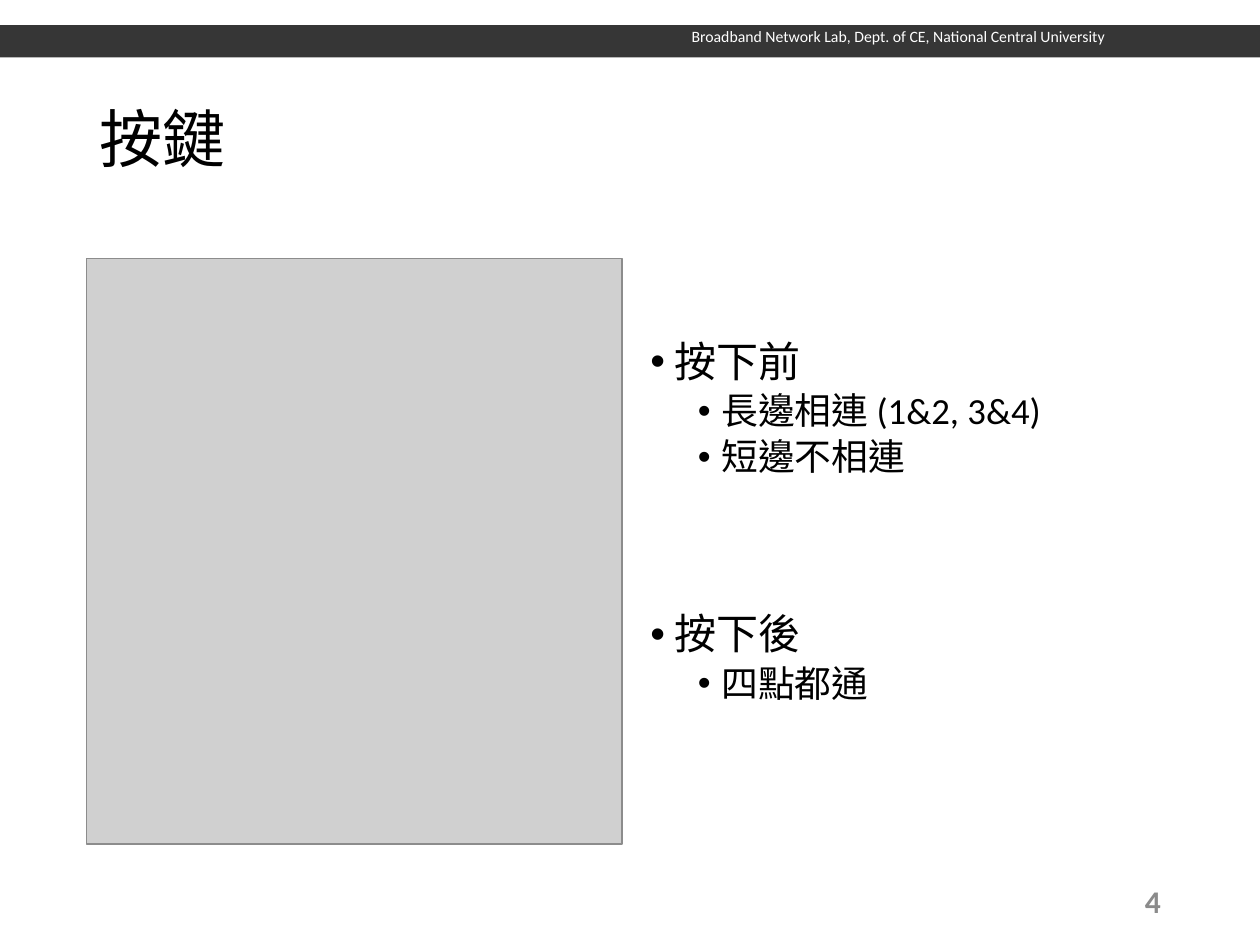
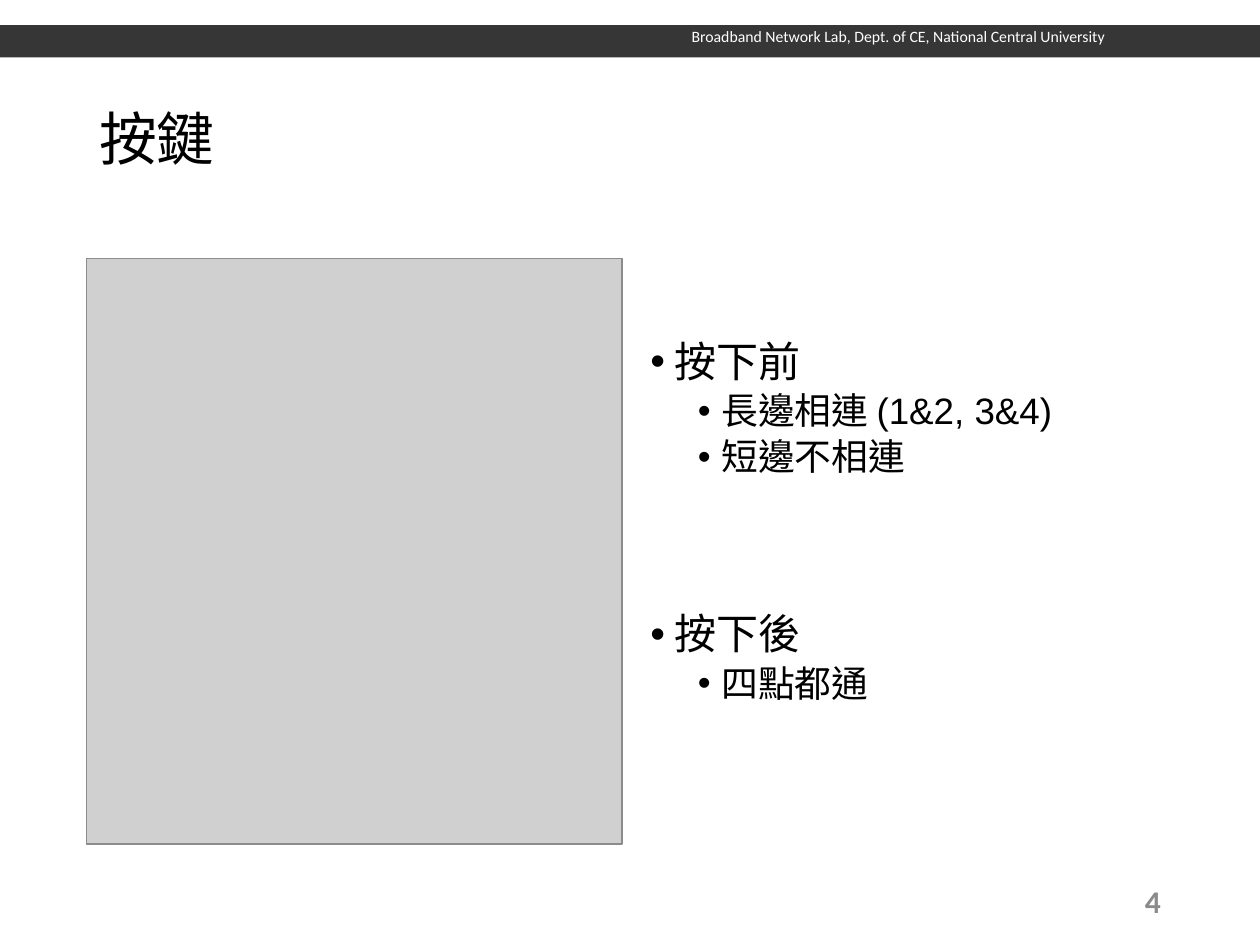
Before and after one commit to Emerler/Raspberrypi-Course, a slide deck: slide 5 of Lab2/樹莓派-電子鋼琴.pptx. Drawn at 1260x945 pixels with LibreOffice and Linux fonts; fonts in the diff are those of the drawing; grey boxes stand for pictures; background and template pictures are left out. Boxes give left, top, right and bottom in pixels: in the first picture for what was removed or moved away, otherwise in the second. Text is boxed around its words. In the diff, an @@ line names an element or a change of style, - is before the commit and + after.

```diff
--- a/Lab2/樹莓派-電子鋼琴.pptx
+++ b/Lab2/樹莓派-電子鋼琴.pptx
@@ title "按鍵" at (99,111,214,165): size 36 to 33 pt, font Noto Sans CJK SC to Arial @@
@@ text "按下前" at (674,341,1053,700): font Calibri to Arial @@
```
Also in this commit, not shown: 12 other slides changed, 1 slide added, 1 other file.
